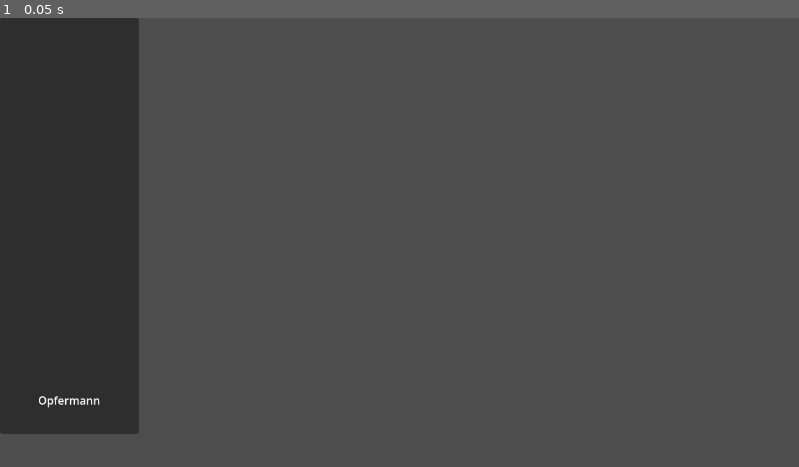
Above: before the commit, frame 1.
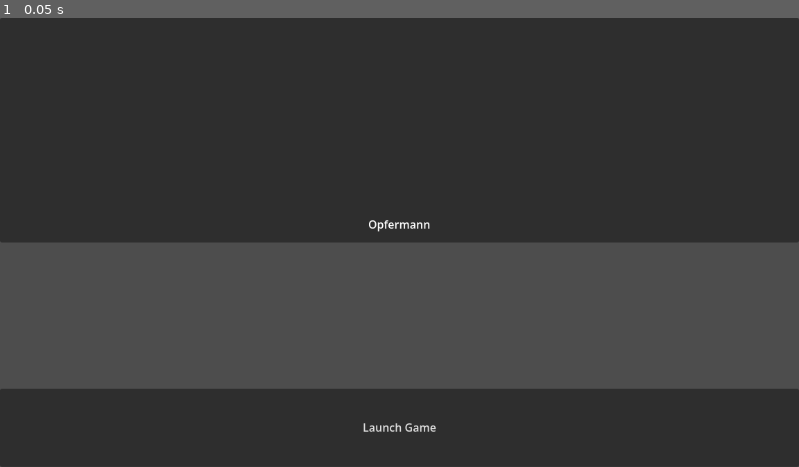
Above: after the commit, the same moment.

Repository: Mineorbit/Quarto
Game: Godot game, scene res://lobby.tscn
The game is run twice, just before and just after one commit, with the same random seed, the same clock (stepped at 60 frames per second) and the same inputs. This scene is started directly instead of the project's main scene.
Inputs:
- Up to frame 1 (0.05 s): no input

The runs differ from the first frame. In frame 1, 62% of the frame differs, in the area x 0-100%, y 0-100%.

Commit message:
Added better ui scaling

Diff:
--- a/LobbyUI.gd
+++ b/LobbyUI.gd
@@ -6,6 +6,8 @@
 func _ready() -> void:
 	NetworkLobby.player_connected.connect(add_player_to_list)
 	add_player_to_list(1,NetworkLobby.player_info)
+
+	$LaunchGame.disabled = !multiplayer.is_server()
 
 
 func add_player_to_list(peer_id,player_info):
--- a/lobby.tscn
+++ b/lobby.tscn
@@ -17,6 +17,16 @@
 anchor_right = 1.0
 anchor_bottom = 0.5
 
+[node name="LaunchGame" type="Button" parent="." unique_id=548098877]
+layout_mode = 1
+anchors_preset = -1
+anchor_top = 0.82600003
+anchor_right = 1.0
+anchor_bottom = 1.0
+grow_horizontal = 2
+grow_vertical = 2
+text = "Launch Game"
+
 [node name="MultiplayerSpawner" type="MultiplayerSpawner" parent="." unique_id=1632398218]
 _spawnable_scenes = PackedStringArray("uid://cya7cvevgppw7")
 spawn_path = NodePath("../Players")
--- a/player_info.tscn
+++ b/player_info.tscn
@@ -8,10 +8,12 @@
 properties/0/replication_mode = 1
 
 [node name="PlayerInfo" type="Panel" unique_id=983863671]
-custom_minimum_size = Vector2(200, 600)
+custom_minimum_size = Vector2(0, 200)
 anchors_preset = -1
 anchor_right = 0.26500002
 anchor_bottom = 0.568
+size_flags_horizontal = 3
+size_flags_vertical = 3
 script = ExtResource("1_4ky21")
 
 [node name="MultiplayerSynchronizer" type="MultiplayerSynchronizer" parent="." unique_id=1555427874]
